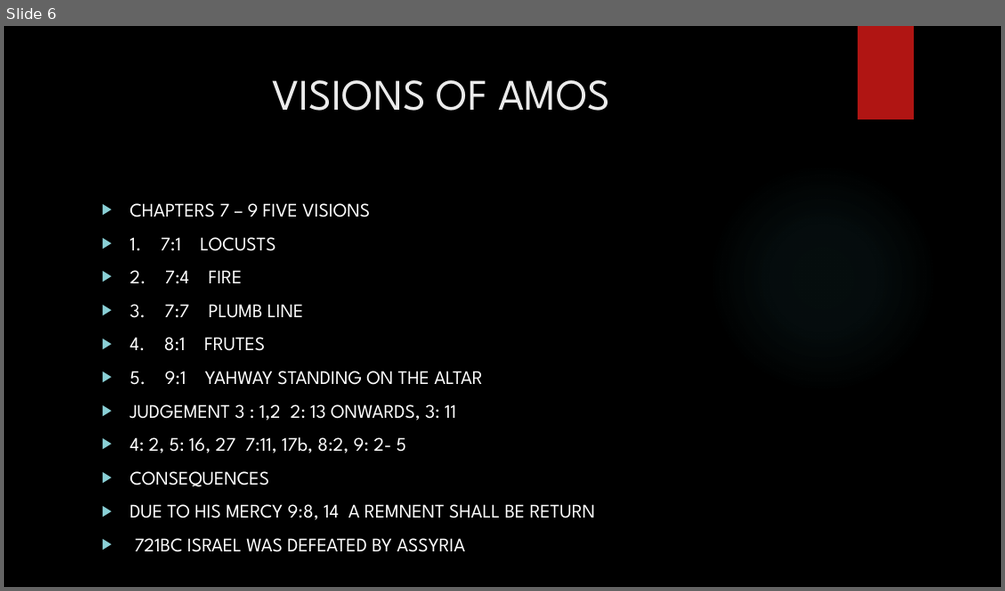
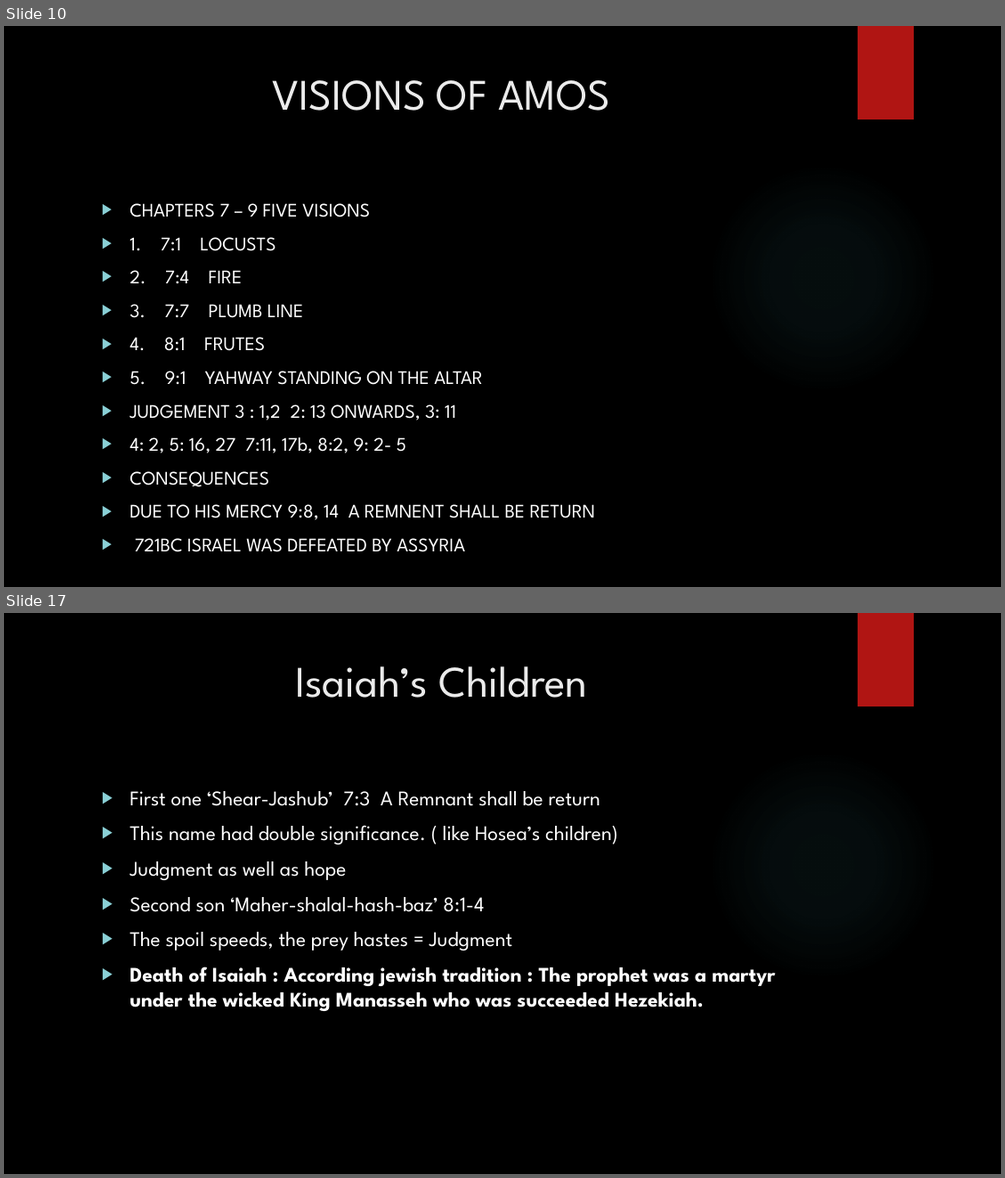
Before and after one commit to Seffin/Daddy-File, a slide deck: ZBC/THE PROPHETS.pptx. Shown one above the other, each under a label of ours: slide 6 before the commit, slides 10 and 17 after it; the slides between them are not shown. The pictures are 1005x591 and 1005x1178 pixels, drawn with LibreOffice and Linux fonts; fonts in the diff are those of the drawing; background and template pictures are left out. Boxes give left, top, right and bottom in pixels: in the first picture for what was removed or moved away, otherwise in the second. Text is boxed around its words. In the diff, an @@ line names an element or a change of style, - is before the commit and + after.

```diff
--- a/ZBC/THE PROPHETS.pptx
+++ b/ZBC/THE PROPHETS.pptx
@@ slide 17 added at <box>4,613,1001,1174</box>, background picture (left out); not listed: 2 template elements that a slide beside it also shows @@
@@ title added at <box>295,666,587,698</box>, 42 pt, text #EBEBEB @@
+Isaiah’s Children
@@ text added at <box>129,791,775,1011</box>, 20 pt, text #FFFFFF @@
+▶ First one ‘Shear-Jashub’ 7:3 A Remnant shall be return
+▶ This name had double significance. ( like Hosea’s children)
+▶ Judgment as well as hope
+▶ Second son ‘Maher-shalal-hash-baz’ 8:1-4
+▶ The spoil speeds, the prey hastes = Judgment
+▶ Death of Isaiah : According jewish tradition : The prophet was a martyr under the wicked King Manasseh who was succeeded Hezekiah.
@@ what was slide 6 is now slide 10 @@
```
Also in this commit, not shown: 3 slides changed, 16 other slides added, 15 other files.
